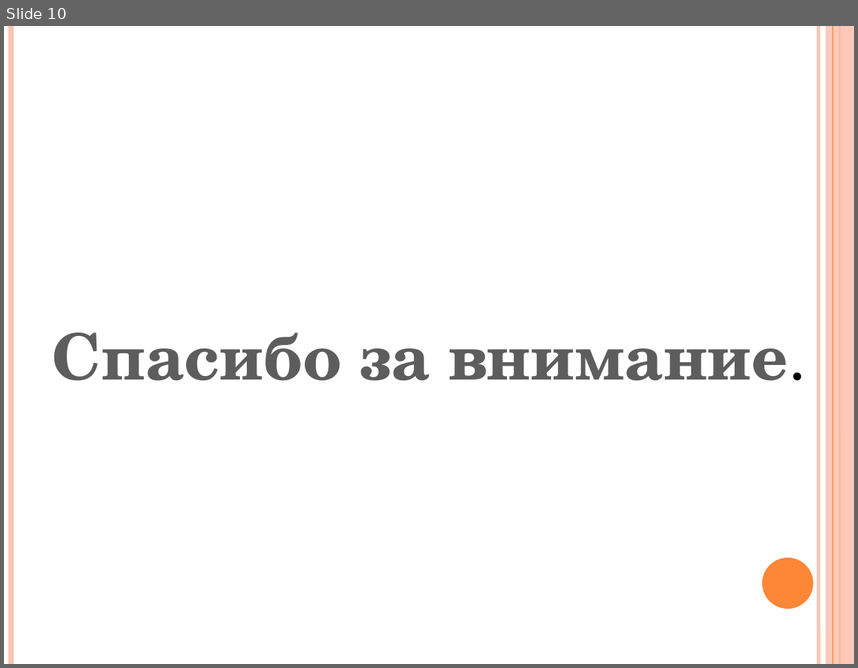
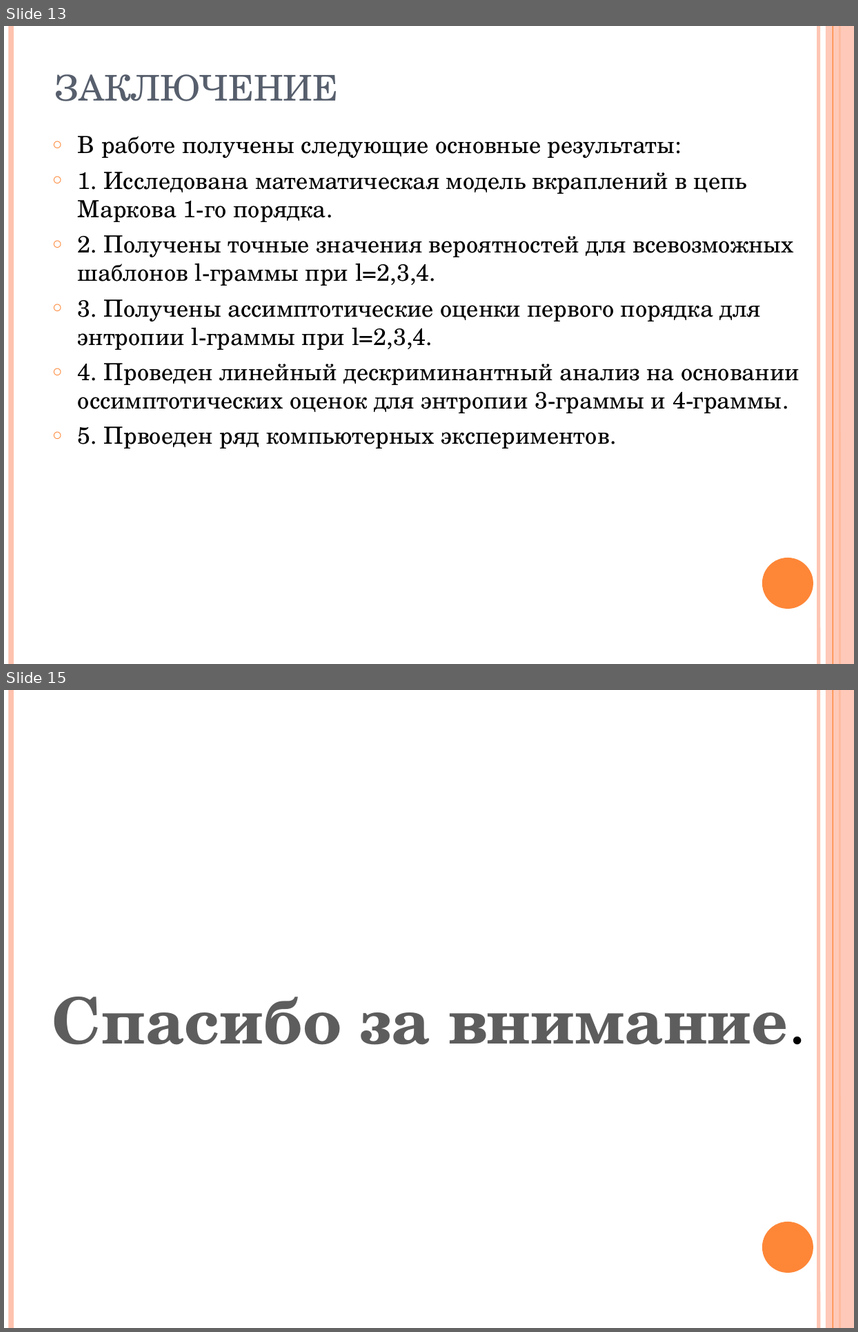
Before and after one commit to shymic/Tex-Diploma, a slide deck: Диплом/Шимко А. Ч..pptx. Shown one above the other, each under a label of ours: slide 10 before the commit, slides 13 and 15 after it; the slides between them are not shown. The pictures are 858x668 and 858x1332 pixels, drawn with LibreOffice and Linux fonts; fonts in the diff are those of the drawing. Boxes give left, top, right and bottom in pixels: in the first picture for what was removed or moved away, otherwise in the second. Text is boxed around its words. In the diff, an @@ line names an element or a change of style, - is before the commit and + after.

```diff
--- a/Диплом/Шимко А. Ч..pptx
+++ b/Диплом/Шимко А. Ч..pptx
@@ slide 13 added at (x1=4, y1=26, x2=854, y2=664), background #FFFFFF; not listed: 6 template elements that a slide beside it also shows @@
@@ title added at (x1=55, y1=74, x2=339, y2=101), 30 pt, text #575F6D, small capitals @@
+ЗАКЛЮЧЕНИЕ
@@ text added at (x1=78, y1=136, x2=800, y2=448), 20 pt, text #000000 @@
+○ В работе получены следующие основные результаты:
+○ 1. Исследована математическая модель вкраплений в цепь Маркова 1-го порядка.
+○ 2. Получены точные значения вероятностей для всевозможных шаблонов l-граммы при l=2,3,4.
+○ 3. Получены ассимптотические оценки первого порядка для энтропии l-граммы при l=2,3,4.
+○ 4. Проведен линейный дескриминантный анализ на основании оссимптотических оценок для энтропии 3-граммы и 4-граммы.
+○ 5. Првоеден ряд компьютерных экспериментов.
@@ what was slide 10 is now slide 15 @@
```
Also in this commit, not shown: 6 slides changed, 7 other slides added, 3 slides removed, 15 other files.
